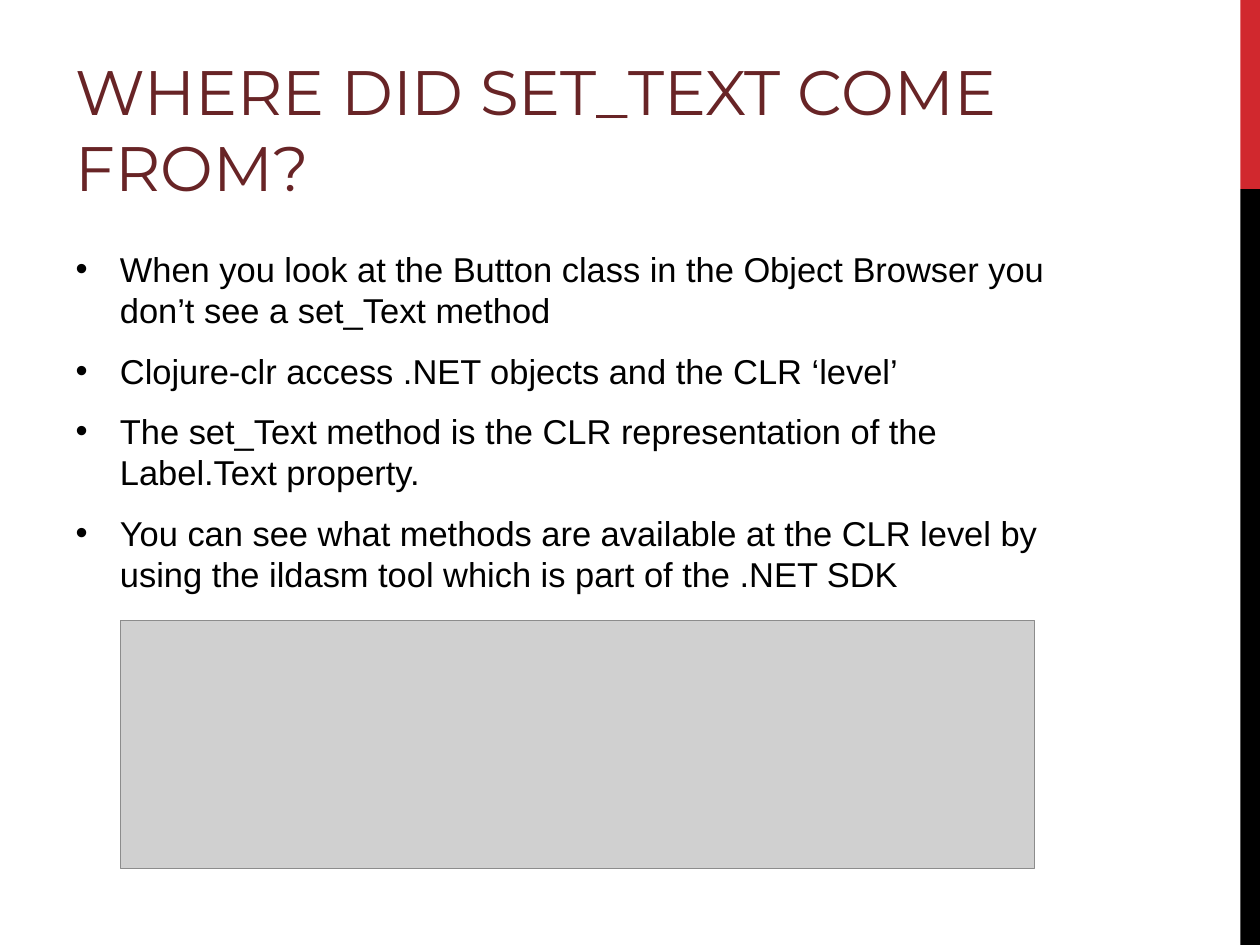
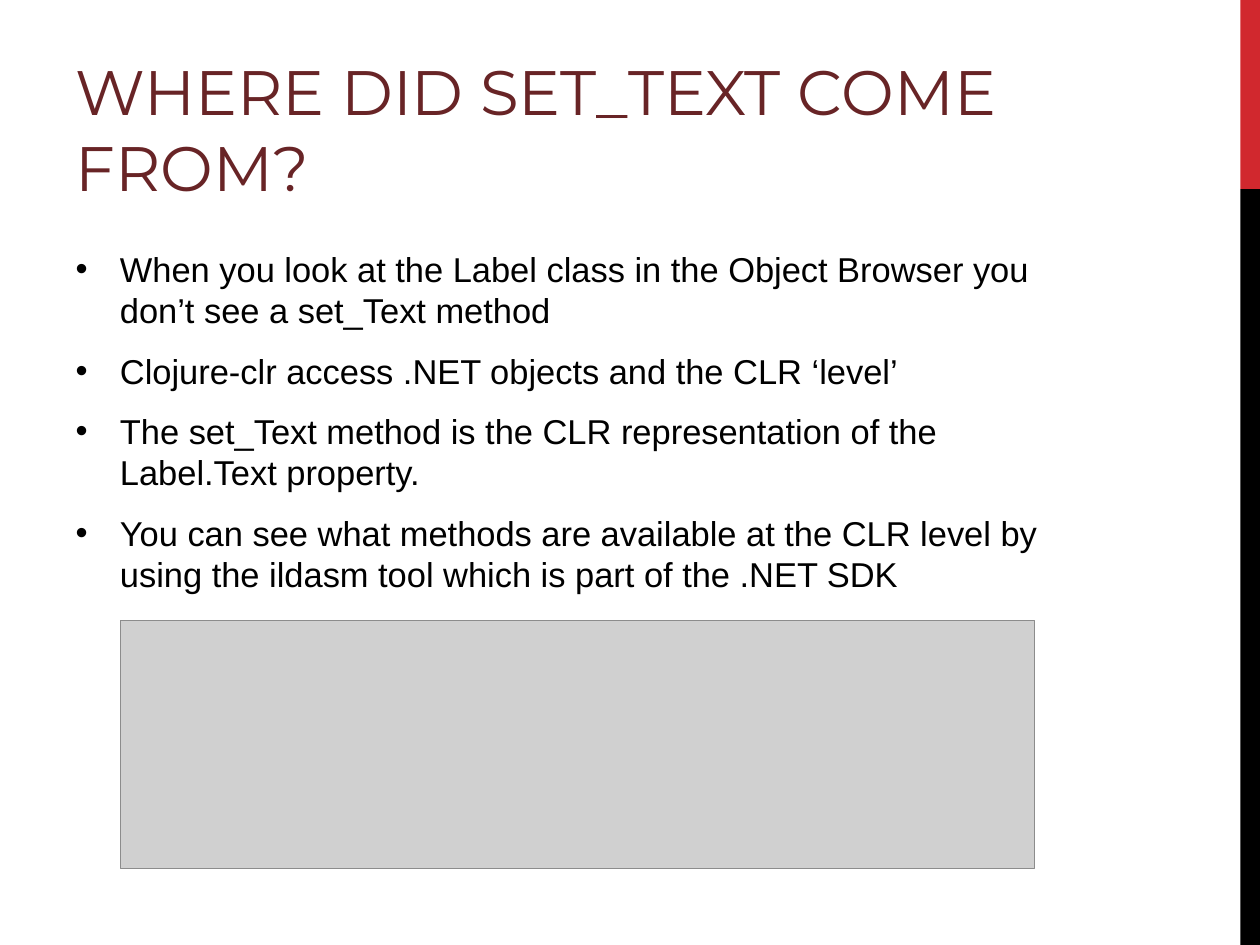
Before and after one commit to PlumpMath/intro-to-clojureclr-talk, a slide deck: slide 18 of slides/intro-to-clojure-clr-talk.ppt (slide 19 before the commit). Drawn at 1260x945 pixels with LibreOffice and Linux fonts; fonts in the diff are those of the drawing; grey boxes stand for pictures; background and template pictures are left out. Boxes give left, top, right and bottom in pixels: in the first picture for what was removed or moved away, otherwise in the second. Text is boxed around its words. In the diff, an @@ line names an element or a change of style, - is before the commit and + after.

```diff
--- a/slides/intro-to-clojure-clr-talk.ppt
+++ b/slides/intro-to-clojure-clr-talk.ppt
@@ text at (120, 257, 1029, 329): text changed @@
-• When you look at the Button class in the Object Browser you don’t see a set_Text method
+• When you look at the Label class in the Object Browser you don’t see a set_Text method
```
Also in this commit, not shown: 10 other slides changed, 2 slides removed, 2 other files.
